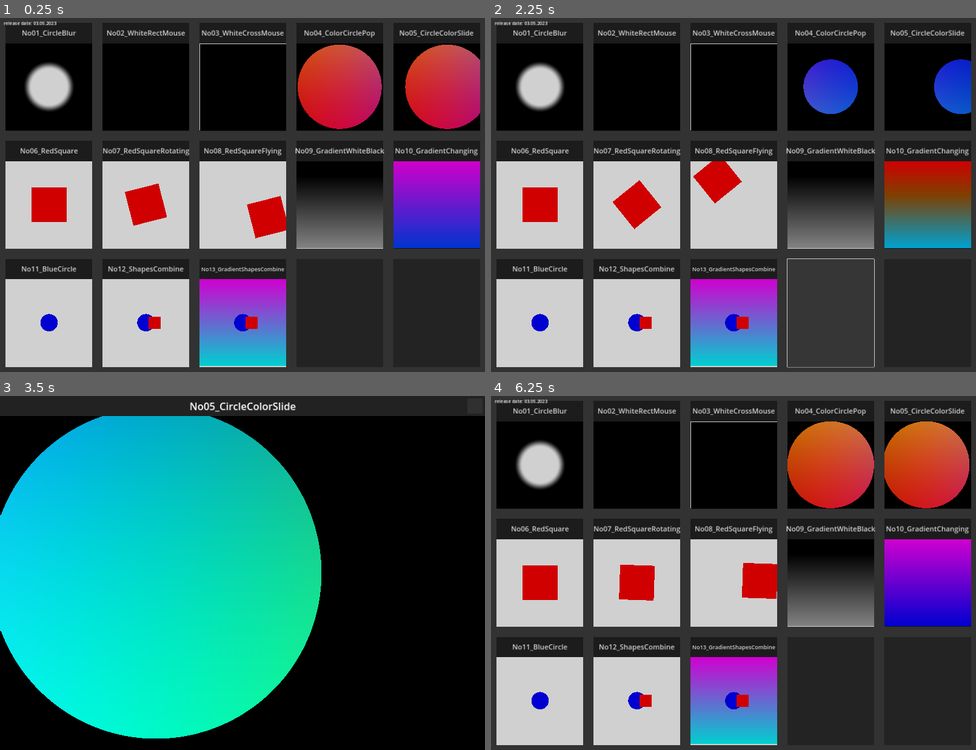
Above: before the commit, frames 1-4 (two rows, left to right).
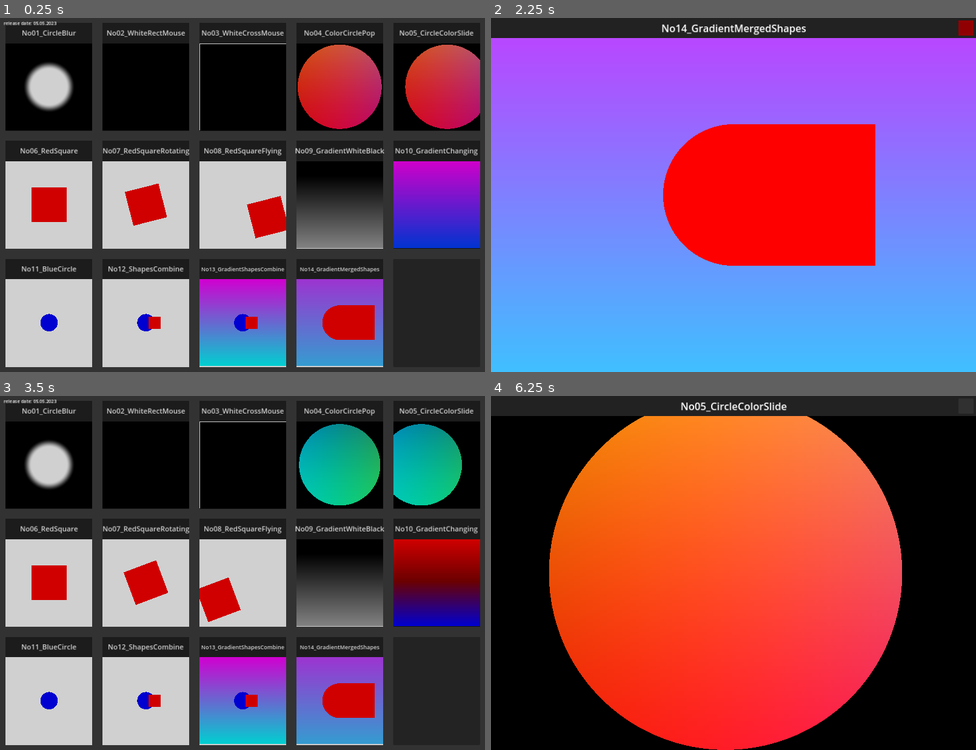
Above: after the commit, the same moments.

Repository: TechnoLukas/Godot4-Shaders
Game: Godot game, scene res://main.tscn
The game is run twice, just before and just after one commit, with the same random seed, the same clock (stepped at 60 frames per second) and the same inputs.
Inputs (mouse positions are in pixels of both pictures, inside the frame that each line leads up to):
- Up to frame 1 (0.25 s): no input
- Up to frame 2 (2.25 s): click (539, 78) at 0.52 s; click (966, 28) at 1.25 s; click (830, 311) at 2.02 s
- Up to frame 3 (3.5 s): click (475, 406) at 2.77 s
- Up to frame 4 (6.25 s): click (966, 406) at 3.52 s; click (966, 406) at 4.27 s; click (927, 689) at 5.02 s; click (966, 406) at 5.77 s

The runs differ from the first frame. In frame 1, 4.6% of the frame differs, in the area x 7-79%, y 1-99%; in frame 2, 96%, in the area x 0-100%, y 0-100%; in frame 3, 89%; in frame 4, 91%.

Commit message:
added new shader No14_GradientMergedShapes

Diff:
--- a/main.tscn
+++ b/main.tscn
@@ -15,6 +15,7 @@
 [ext_resource type="Shader" path="res://shaders/shader_No11_Small.gdshader" id="13_y4w8o"]
 [ext_resource type="Shader" path="res://shaders/shader_No12_Small.gdshader" id="14_py5dq"]
 [ext_resource type="Shader" path="res://shaders/shader_No13_Small.gdshader" id="15_62qs6"]
+[ext_resource type="Shader" path="res://shaders/shader_No14_Small.gdshader" id="16_m5s04"]
 
 [sub_resource type="Theme" id="Theme_bhqtq"]
 
@@ -63,6 +64,9 @@
 
 [sub_resource type="ShaderMaterial" id="ShaderMaterial_v3uj3"]
 shader = ExtResource("15_62qs6")
+
+[sub_resource type="ShaderMaterial" id="ShaderMaterial_rb3y0"]
+shader = ExtResource("16_m5s04")
 
 [sub_resource type="Theme" id="Theme_bnp8s"]
 Label/font_sizes/font_size = 18
@@ -697,9 +701,49 @@
 script = ExtResource("1_fjke5")
 scene = "res://scenes/No13_GradientShapesCombine.tscn"
 
-[node name="button4" type="Button" parent="ColorRect/VBoxContainer/HBoxContainer3"]
-layout_mode = 2
-size_flags_horizontal = 3
+[node name="button4" type="ColorRect" parent="ColorRect/VBoxContainer/HBoxContainer3"]
+layout_mode = 2
+size_flags_horizontal = 3
+
+[node name="titlebar" type="ColorRect" parent="ColorRect/VBoxContainer/HBoxContainer3/button4"]
+layout_mode = 1
+anchors_preset = 10
+anchor_right = 1.0
+offset_bottom = 80.0
+grow_horizontal = 2
+color = Color(0.133333, 0.133333, 0.133333, 1)
+
+[node name="title" type="Label" parent="ColorRect/VBoxContainer/HBoxContainer3/button4/titlebar"]
+layout_mode = 1
+anchors_preset = 15
+anchor_right = 1.0
+anchor_bottom = 1.0
+grow_horizontal = 2
+grow_vertical = 2
+theme_override_font_sizes/font_size = 22
+text = "No14_GradientMergedShapes"
+horizontal_alignment = 1
+vertical_alignment = 1
+
+[node name="ColorRect" type="ColorRect" parent="ColorRect/VBoxContainer/HBoxContainer3/button4"]
+material = SubResource("ShaderMaterial_rb3y0")
+layout_mode = 1
+anchors_preset = 10
+anchor_right = 1.0
+offset_top = 80.0
+offset_bottom = 424.0
+grow_horizontal = 2
+
+[node name="button" type="Button" parent="ColorRect/VBoxContainer/HBoxContainer3/button4"]
+layout_mode = 1
+anchors_preset = 15
+anchor_right = 1.0
+anchor_bottom = 1.0
+grow_horizontal = 2
+grow_vertical = 2
+theme_override_styles/normal = SubResource("StyleBoxFlat_vjlwb")
+script = ExtResource("1_fjke5")
+scene = "res://scenes/No14_GradientMergedShapes.tscn"
 
 [node name="button5" type="Button" parent="ColorRect/VBoxContainer/HBoxContainer3"]
 layout_mode = 2
@@ -713,7 +757,7 @@
 offset_bottom = 36.0
 size_flags_horizontal = 4
 theme = SubResource("Theme_bnp8s")
-text = "release date: 03.05.2023"
+text = "release date: 05.05.2023"
 
 [connection signal="pressed" from="ColorRect/VBoxContainer/HBoxContainer/button1/button" to="ColorRect/VBoxContainer/HBoxContainer/button1/button" method="_on_pressed"]
 [connection signal="pressed" from="ColorRect/VBoxContainer/HBoxContainer/button2/button" to="ColorRect/VBoxContainer/HBoxContainer/button2/button" method="_on_pressed"]
@@ -728,3 +772,4 @@
 [connection signal="pressed" from="ColorRect/VBoxContainer/HBoxContainer3/button1/button" to="ColorRect/VBoxContainer/HBoxContainer3/button1/button" method="_on_pressed"]
 [connection signal="pressed" from="ColorRect/VBoxContainer/HBoxContainer3/button2/button" to="ColorRect/VBoxContainer/HBoxContainer3/button2/button" method="_on_pressed"]
 [connection signal="pressed" from="ColorRect/VBoxContainer/HBoxContainer3/button3/button" to="ColorRect/VBoxContainer/HBoxContainer3/button3/button" method="_on_pressed"]
+[connection signal="pressed" from="ColorRect/VBoxContainer/HBoxContainer3/button4/button" to="ColorRect/VBoxContainer/HBoxContainer3/button4/button" method="_on_pressed"]
--- /dev/null
+++ b/scenes/No14_GradientMergedShapes.tscn
@@ -0,0 +1,76 @@
+[gd_scene load_steps=5 format=3 uid="uid://ngbbrl6uos5s"]
+
+[ext_resource type="Script" path="res://changescene.gd" id="1_ldv1v"]
+[ext_resource type="Shader" path="res://shaders/shader_No14_Big.gdshader" id="2_rk12k"]
+
+[sub_resource type="StyleBoxFlat" id="StyleBoxFlat_eg16j"]
+bg_color = Color(0.564706, 0, 0.0117647, 1)
+
+[sub_resource type="ShaderMaterial" id="ShaderMaterial_lmrbt"]
+shader = ExtResource("2_rk12k")
+
+[node name="Control" type="Control"]
+layout_mode = 3
+anchors_preset = 15
+anchor_right = 1.0
+anchor_bottom = 1.0
+grow_horizontal = 2
+grow_vertical = 2
+
+[node name="ColorRect" type="ColorRect" parent="."]
+layout_mode = 1
+anchors_preset = 15
+anchor_right = 1.0
+anchor_bottom = 1.0
+grow_horizontal = 2
+grow_vertical = 2
+color = Color(0.196078, 0.196078, 0.196078, 1)
+
+[node name="titlebar" type="ColorRect" parent="ColorRect"]
+layout_mode = 1
+anchors_preset = 10
+anchor_right = 1.0
+offset_bottom = 80.0
+grow_horizontal = 2
+color = Color(0.133333, 0.133333, 0.133333, 1)
+
+[node name="title" type="Label" parent="ColorRect/titlebar"]
+layout_mode = 1
+anchors_preset = 15
+anchor_right = 1.0
+anchor_bottom = 1.0
+grow_horizontal = 2
+grow_vertical = 2
+theme_override_font_sizes/font_size = 40
+text = "No14_GradientMergedShapes"
+horizontal_alignment = 1
+vertical_alignment = 1
+
+[node name="ColorRect" type="Button" parent="ColorRect/titlebar"]
+layout_mode = 1
+anchors_preset = -1
+anchor_left = 1.0
+anchor_top = 0.5
+anchor_right = 1.0
+anchor_bottom = 0.5
+offset_left = -70.0
+offset_top = -30.0
+offset_right = -10.0
+offset_bottom = 30.0
+grow_horizontal = 0
+grow_vertical = 2
+theme_override_styles/normal = SubResource("StyleBoxFlat_eg16j")
+script = ExtResource("1_ldv1v")
+scene = "res://main.tscn"
+
+[node name="ColorRect" type="ColorRect" parent="ColorRect"]
+material = SubResource("ShaderMaterial_lmrbt")
+layout_mode = 1
+anchors_preset = 15
+anchor_right = 1.0
+anchor_bottom = 1.0
+offset_top = 80.0
+grow_horizontal = 2
+grow_vertical = 2
+
+[connection signal="pressed" from="ColorRect/titlebar/ColorRect" to="ColorRect/titlebar/ColorRect" method="_on_pressed"]
--- /dev/null
+++ b/shaders/shader_No14_Big.gdshader
@@ -0,0 +1,53 @@
+//No14_GradientMergedShapes
+
+//based on https://inspirnathan.com/posts/47-shadertoy-tutorial-part-1/
+//see more info about shaders here --> https://github.com/TechnoLukas/My-favourite-shaders-links
+//ported with https://github.com/jayaarrgh/shadertoy2godot (with some hand fixing)
+//on shadertoy https://www.shadertoy.com/view/mddSD2
+
+shader_type canvas_item;
+vec3 getBackgroundColor(vec2 uv) {
+	uv = uv * 0.5 + 0.5; // remap uv from <-0.5,0.5> to <0.25,0.75>
+	vec3 gradientStartColor = vec3(1., 0., 1.);
+	vec3 gradientEndColor = vec3(0., 1., 1.);
+	return mix(gradientStartColor, gradientEndColor, uv.y); // gradient goes from bottom to top
+}
+
+float sdCircle(vec2 uv, float r, vec2 offset) {
+	float x = uv.x - offset.x;
+	float y = uv.y - offset.y;
+
+	return length(vec2(x, y)) - r;
+}
+
+float sdSquare(vec2 uv, float size, vec2 offset) {
+	float x = uv.x - offset.x;
+	float y = uv.y - offset.y;
+
+	return max(abs(x), abs(y)) - size;
+}
+
+vec3 drawScene(vec2 uv) {
+	vec3 col = getBackgroundColor(uv);
+	float d1 = sdCircle(uv, 0.2, vec2(0., 0.));
+	float d2 = sdSquare(uv, 0.2, vec2(0.2, 0));
+
+	float res; // result
+	res = min(d1, d2); // union
+
+	res = step(0., res); // Same as res > 0. ? 1. : 0.;
+
+	col = mix(vec3(1,0,0), col, res);
+	return col;
+}
+
+void fragment() {
+
+	vec2 uv = FRAGCOORD.xy/(1.0/SCREEN_PIXEL_SIZE).xy; // <0, 1>
+	uv -= 0.5; // <-0.5,0.5>
+	uv.x *= (1.0/SCREEN_PIXEL_SIZE).x/(1.0/SCREEN_PIXEL_SIZE).y; // fix aspect ratio
+
+	vec3 col = drawScene(uv);
+
+	COLOR = vec4(col,1.0); // Output to screen
+}
--- /dev/null
+++ b/shaders/shader_No14_Small.gdshader
@@ -0,0 +1,53 @@
+//No14_GradientMergedShapes
+
+//based on https://inspirnathan.com/posts/47-shadertoy-tutorial-part-1/
+//see more info about shaders here --> https://github.com/TechnoLukas/My-favourite-shaders-links
+//ported with https://github.com/jayaarrgh/shadertoy2godot (with some hand fixing)
+//on shadertoy https://www.shadertoy.com/view/mddSD2
+
+shader_type canvas_item;
+vec3 getBackgroundColor(vec2 uv) {
+	uv = uv * 0.5 + 0.5; // remap uv from <-0.5,0.5> to <0.25,0.75>
+	vec3 gradientStartColor = vec3(1., 0., 1.);
+	vec3 gradientEndColor = vec3(0., 1., 1.);
+	return mix(gradientStartColor, gradientEndColor, uv.y); // gradient goes from bottom to top
+}
+
+float sdCircle(vec2 uv, float r, vec2 offset) {
+	float x = uv.x - offset.x;
+	float y = uv.y - offset.y;
+
+	return length(vec2(x, y)) - r;
+}
+
+float sdSquare(vec2 uv, float size, vec2 offset) {
+	float x = uv.x - offset.x;
+	float y = uv.y - offset.y;
+
+	return max(abs(x), abs(y)) - size;
+}
+
+vec3 drawScene(vec2 uv) {
+	vec3 col = getBackgroundColor(uv);
+	float d1 = sdCircle(uv, 0.2, vec2(0., 0.));
+	float d2 = sdSquare(uv, 0.2, vec2(0.2, 0));
+
+	float res; // result
+	res = min(d1, d2); // union
+
+	res = step(0., res); // Same as res > 0. ? 1. : 0.;
+
+	col = mix(vec3(1,0,0), col, res);
+	return col;
+}
+
+void fragment() {
+
+	vec2 uv = UV;
+	uv.y=uv.y-0.5;
+	uv.x=uv.x-0.5;
+
+	vec3 col = drawScene(uv);
+
+	COLOR = vec4(col,1.0); // Output to screen
+}
Binary file added: images/No14_GradientMergedShapes.png
Not shown, added: images/No14_GradientMergedShapes.png.import
Not shown: 1 places in main.tscn that only renumber resources
Not shown, changed: README.md
Not shown, added: images/No14_GradientMergedShapes.gif
